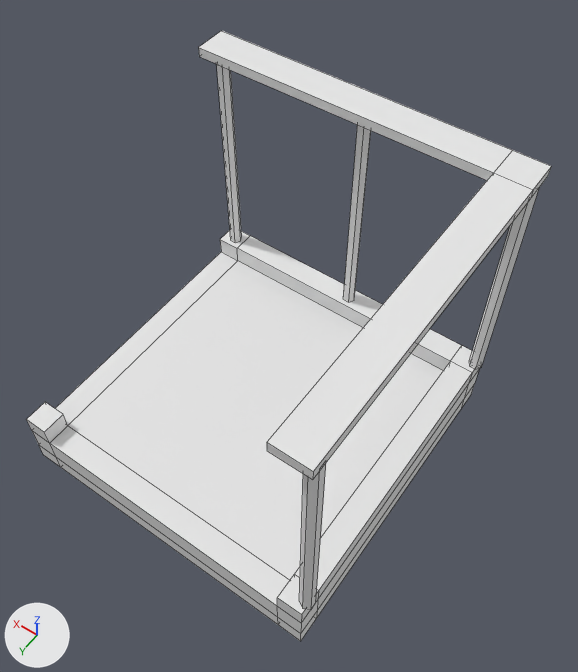
Two versions of the OBJ model Colossus/Assets/Models/Catwalk_Corner_02.obj, one commit apart.
Before and after are seen from a 50 mm camera at (-131.0, 158.0, 316.0) aimed at (-12.0, -8.0, 55.0). Arrows for +X, +Y and +Z are at lower left; the lights stay in place. Mesh edges are drawn as thin lines. Where no turn or scale is listed for an object, it has been applied to the vertices.

Names of what the first picture shows: 'Catwalk_Corner_02'.
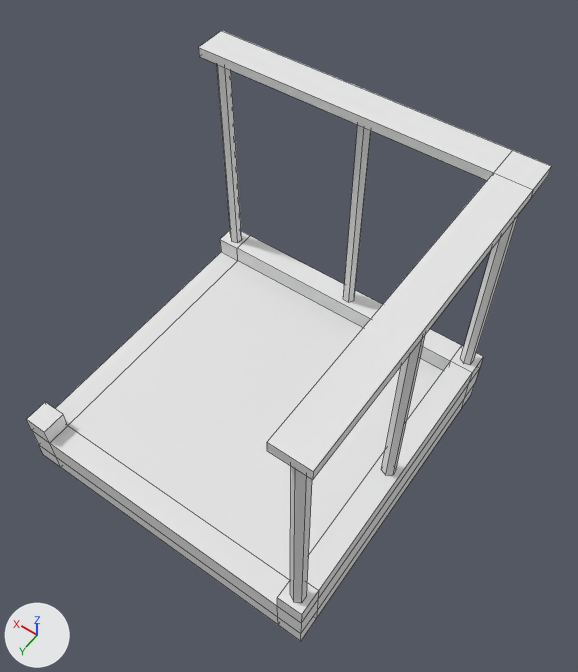
Location of each change, (x1, y1, x2, y2) in pixels of the pictures (578 x 672 px):
part 1 of me_catwalk_corner_02, rebuilt
    before: (470, 188, 539, 369)
    after: (461, 214, 519, 364)
part 2 of me_catwalk_corner_02, rebuilt
    both: (217, 64, 242, 242)
part 3 of me_catwalk_corner_02, rebuilt
    before: (299, 463, 326, 610)
    after: (290, 466, 312, 603)
part 4 of me_catwalk_corner_02, added
    after: (381, 335, 425, 475)

The change in detail:
me_catwalk_corner_02 is used by ob_catwalk_corner_02; location (0.0, 0.0, 0.0).
Verts and faces of me_catwalk_corner_02; kept vertices keep their numbers, new ones are numbered from 132.
me_catwalk_corner_02 had 132 vertices, 144 faces and spanned x -76.7..73.1, y -78.0..71.7, z -15.7..128.8.
me_catwalk_corner_02 now has 136 vertices, 102 faces and spans x -76.7..73.1, y -78.0..71.7, z -15.7..128.8.
me_catwalk_corner_02 part 1: the loose piece of 14 vertices spanning x -76.7..-70.5, y -73.1..-67.7, z 15.4..124.5 is rebuilt with 12 vertices and now spans x -72.1..-66.5, y -73.5..-67.3, z 15.4..124.5.
me_catwalk_corner_02 part 2: the loose piece of 14 vertices spanning x 63.6..69.8, y -73.1..-67.7, z 15.4..124.5 is rebuilt with 12 vertices and now spans x 63.8..69.6, y -73.5..-67.3, z 15.4..124.5.
me_catwalk_corner_02 part 3: the loose piece of 14 vertices spanning x -76.4..-71.0, y 63.2..69.4, z 15.4..124.5 is rebuilt with 12 vertices and now spans x -72.1..-66.7, y 63.1..69.4, z 15.4..124.5.
Part 4, on me_catwalk_corner_02:
New vertex 132 is at (-71.9, -1.9, 15.4), pixel (396, 469).
New vertex 133 is at (-69.0, -3.0, 15.4).
New vertex 134 is at (-66.5, -1.0, 15.4).
New vertex 135 is at (-67.0, 2.0, 15.4), pixel (381, 469).
New vertex 136 is at (-69.9, 3.2, 15.4), pixel (385, 475).
New vertex 137 is at (-72.3, 1.2, 15.4), pixel (393, 474).
New vertices 138 to 143 stand at vertices 132 to 137, in that order, plus (0.0, 0.0, 109.1).
New faces: (132, 133, 139, 138), (133, 134, 140, 139), (134, 135, 141, 140), (135, 136, 142, 141), (136, 137, 143, 142), (132, 138, 143, 137).
